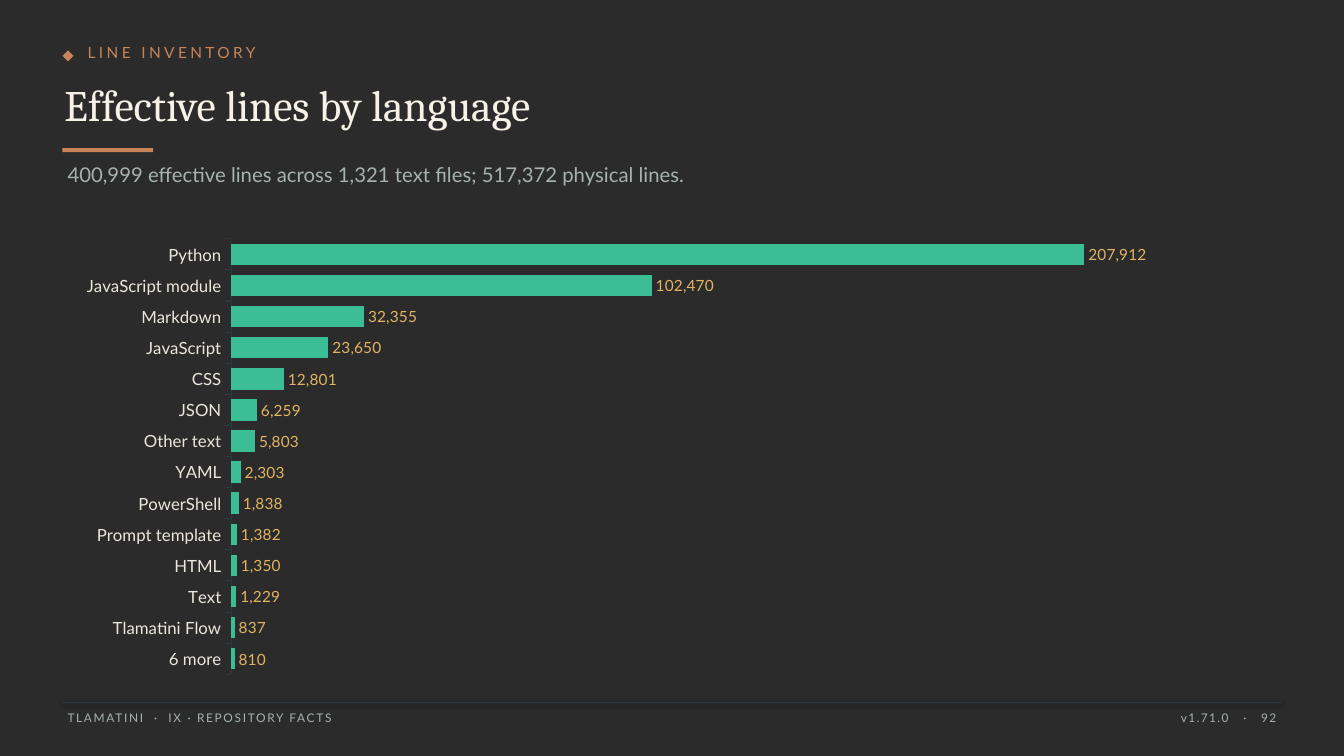
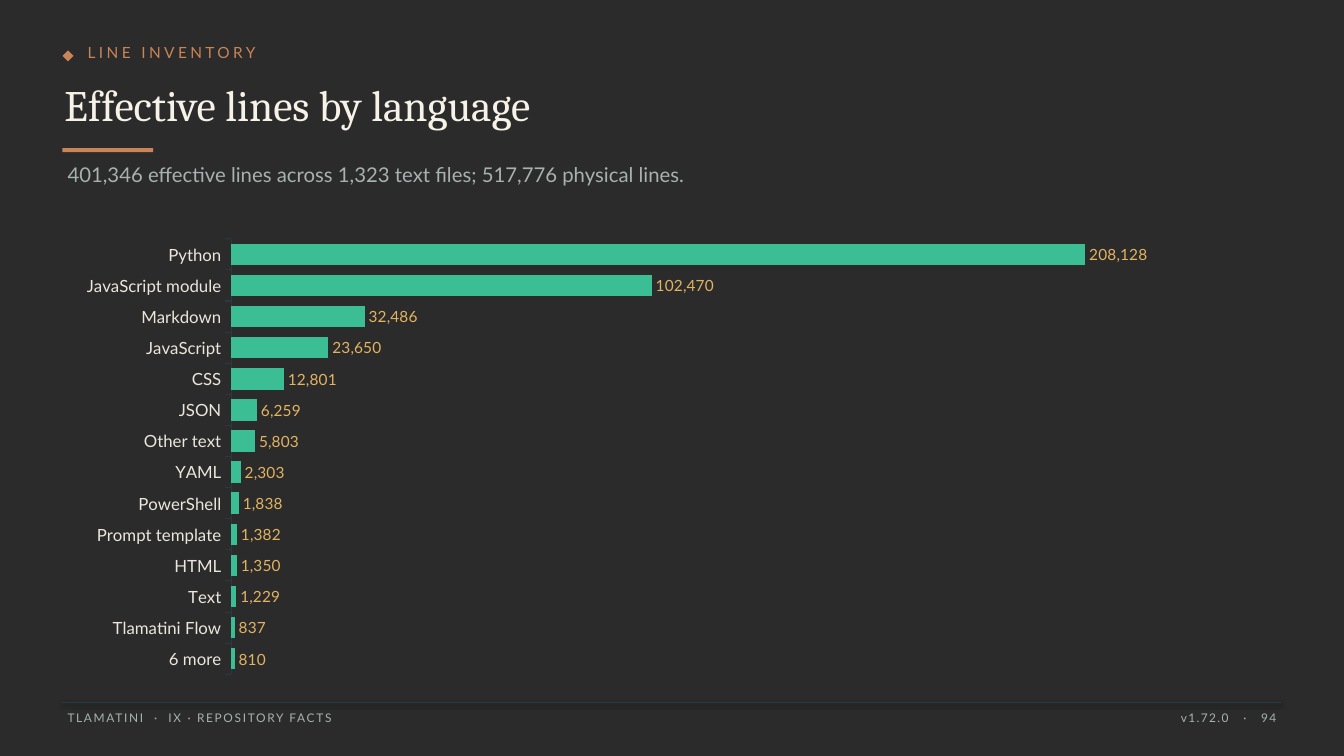
Before and after one commit to XAIHT/Tlamatini, a slide deck: slide 94 of Tlamatini_eXtended_Artificial_Intelligence_Humanly_Tempered.pptx (slide 92 before the commit). Drawn at 1344x756 pixels with LibreOffice and Linux fonts; fonts in the diff are those of the drawing; background and template pictures are left out; a plain dark background stands for a picture behind light text. Boxes give left, top, right and bottom in pixels: in the first picture for what was removed or moved away, otherwise in the second. Text is boxed around its words. In the diff, an @@ line names an element or a change of style, - is before the commit and + after.

```diff
--- a/Tlamatini_eXtended_Artificial_Intelligence_Humanly_Tempered.pptx
+++ b/Tlamatini_eXtended_Artificial_Intelligence_Humanly_Tempered.pptx
@@ text at bbox=[68, 167, 684, 186]: text changed @@
-400,999 effective lines across 1,321 text files; 517,372 physical lines.
+401,346 effective lines across 1,323 text files; 517,776 physical lines.
@@ bar chart at bbox=[63, 230, 1281, 684] @@
@@ Series 1, Markdown: 32355 to 32486 @@
@@ Series 1, Python: 207912 to 208128 @@
@@ text at bbox=[1181, 713, 1276, 722]: text changed @@
-v1.71.0 · 92
+v1.72.0 · 94
```
Also in this commit, not shown: 117 other slides changed, 2 slides added, 19 other files.
